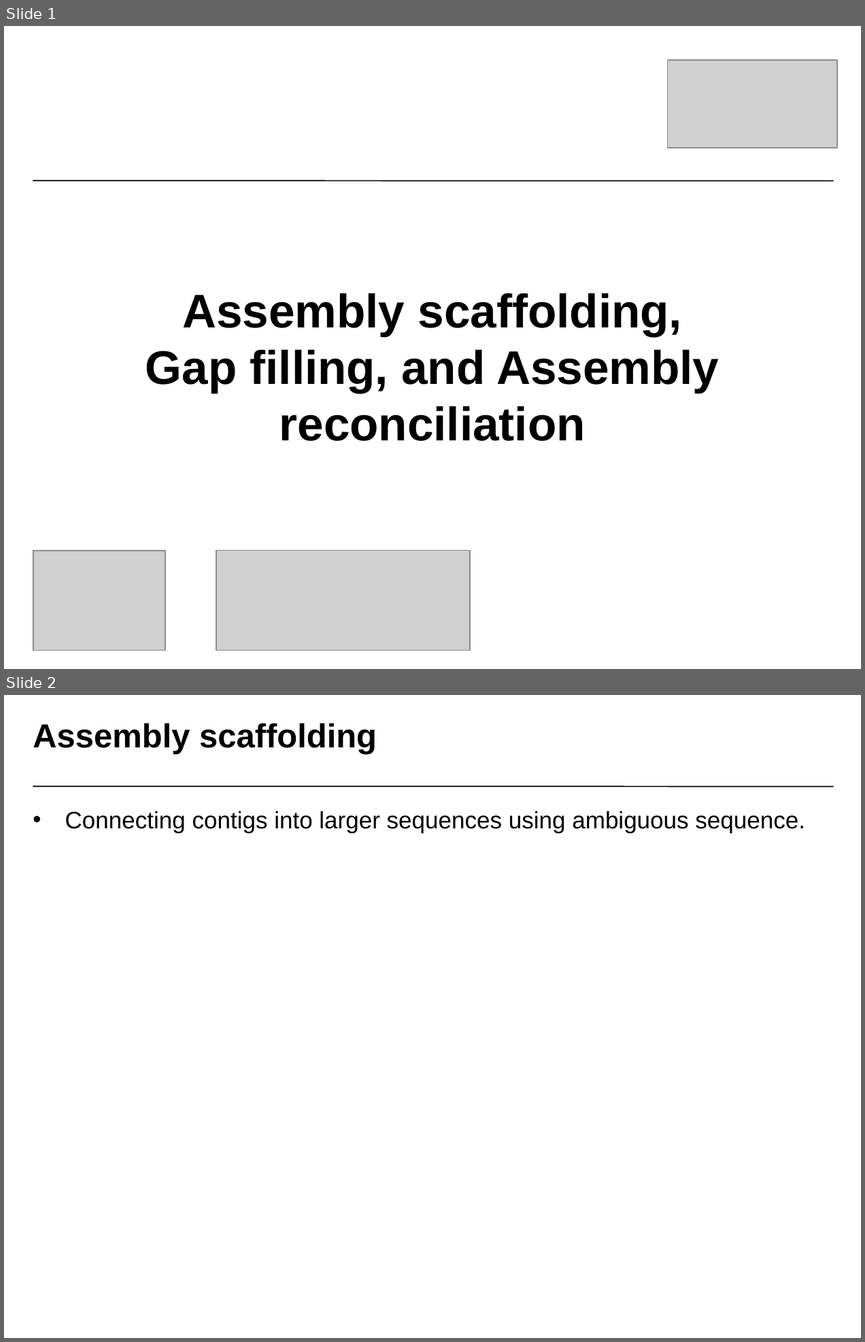
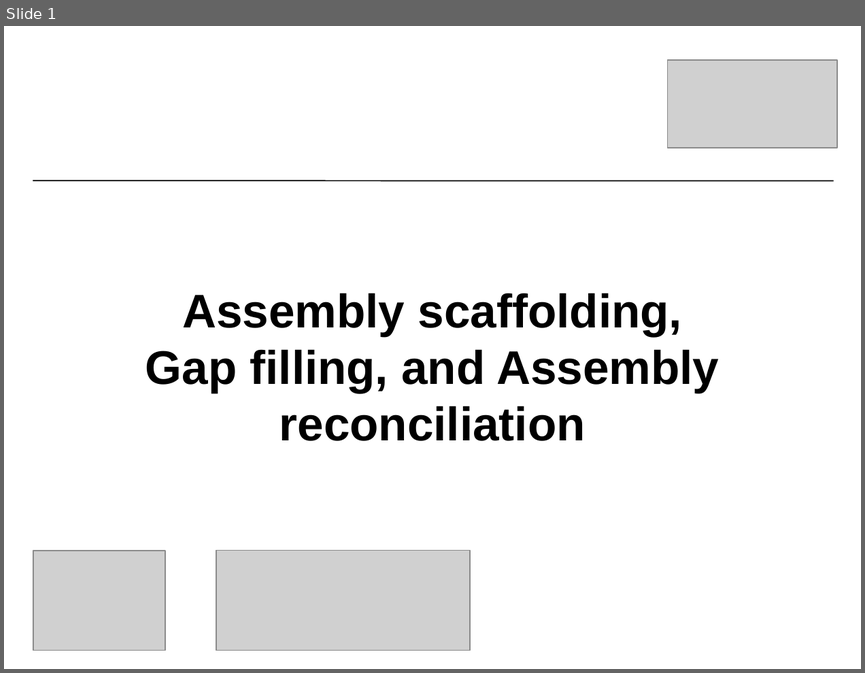
Before and after one commit to NBISweden/workshop-genome_assembly, a slide deck: slides/Assembly_scaff_fill_reconcile.pptx. Shown one above the other, each under a label of ours: slides 1 and 2 before the commit, slide 1 after it. The pictures are 865x1342 and 865x673 pixels, drawn with LibreOffice and Linux fonts; fonts in the diff are those of the drawing; grey boxes stand for pictures; background and template pictures are left out. Boxes give left, top, right and bottom in pixels: in the first picture for what was removed or moved away, otherwise in the second. Text is boxed around its words. In the diff, an @@ line names an element or a change of style, - is before the commit and + after.

```diff
--- a/slides/Assembly_scaff_fill_reconcile.pptx
+++ b/slides/Assembly_scaff_fill_reconcile.pptx
@@ slide 2 removed at (4,695,861,1338), background #FFFFFF @@
@@ title removed at (33,723,377,754) @@
-Assembly scaffolding
@@ line removed from (33, 787) to (834, 787) @@
@@ text removed at (65,811,805,833) @@
-• Connecting contigs into larger sequences using ambiguous sequence.
```
Also in this commit, not shown: 1 slide added, 4 other files.
